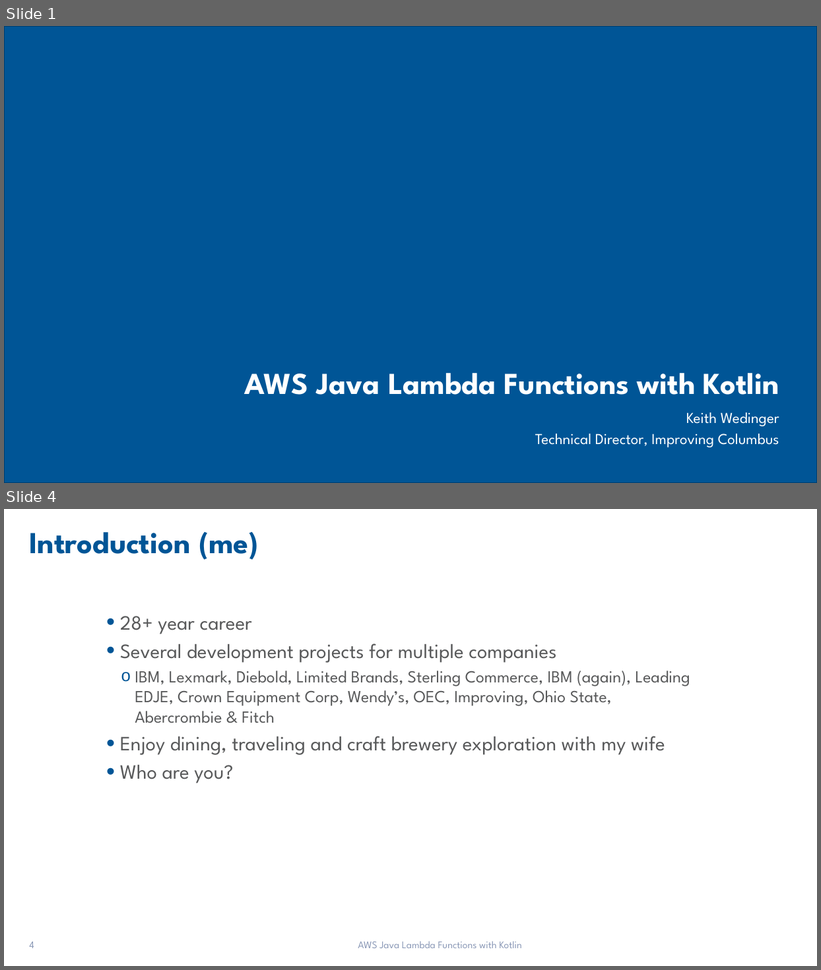
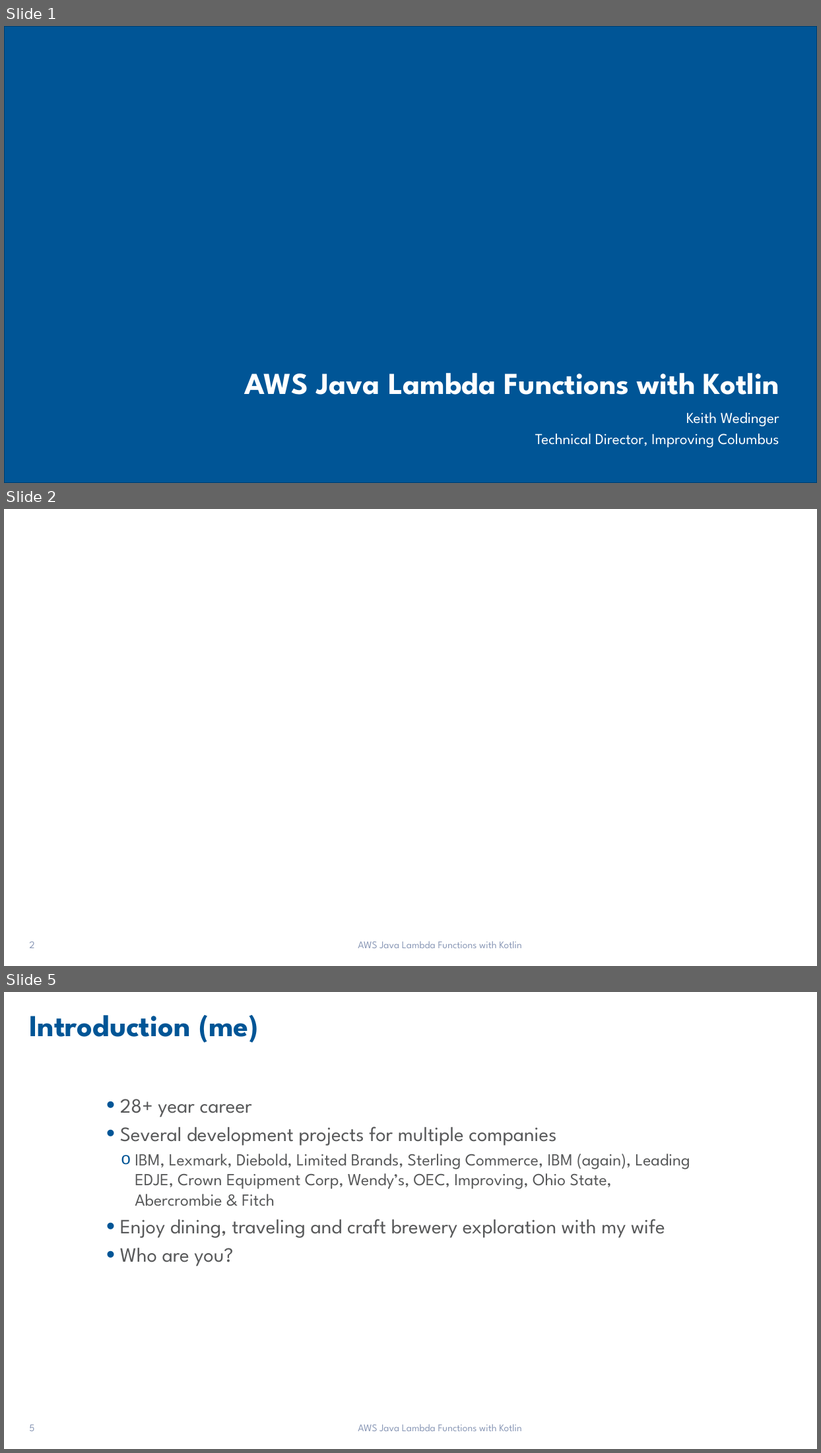
Before and after one commit to jkwuc89/Presentations, a slide deck: AWS Java Lambda Functions with Kotlin.pptx. Shown one above the other, each under a label of ours: slides 1 and 4 before the commit, slides 1, 2 and 5 after it; the slides between them are not shown. The pictures are 821x970 and 821x1453 pixels, drawn with LibreOffice and Linux fonts; fonts in the diff are those of the drawing; background and template pictures are left out. Boxes give left, top, right and bottom in pixels: in the first picture for what was removed or moved away, otherwise in the second. Text is boxed around its words. In the diff, an @@ line names an element or a change of style, - is before the commit and + after.

```diff
--- a/AWS Java Lambda Functions with Kotlin.pptx
+++ b/AWS Java Lambda Functions with Kotlin.pptx
@@ slide 2 added at (4,509,817,966), background picture (left out) @@
@@ page number added at (29,942,34,949), 12 pt, text #8C99B8 @@
+2
@@ text added at (358,941,521,949), 12 pt, text #8C99B8 @@
+AWS Java Lambda Functions with Kotlin
@@ what was slide 4 is now slide 5 @@
@@ page number at (29,1425,34,1432): text changed @@
-4
+5
```
Also in this commit, not shown: 5 slides changed, 3 other slides added.
